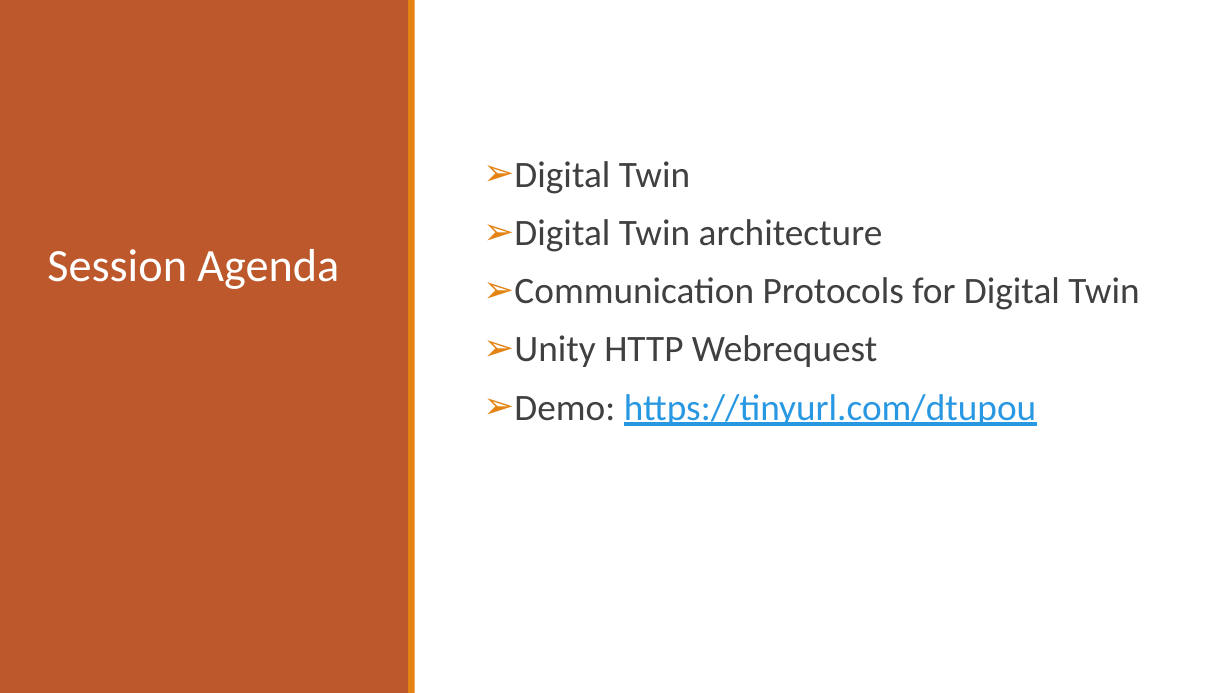
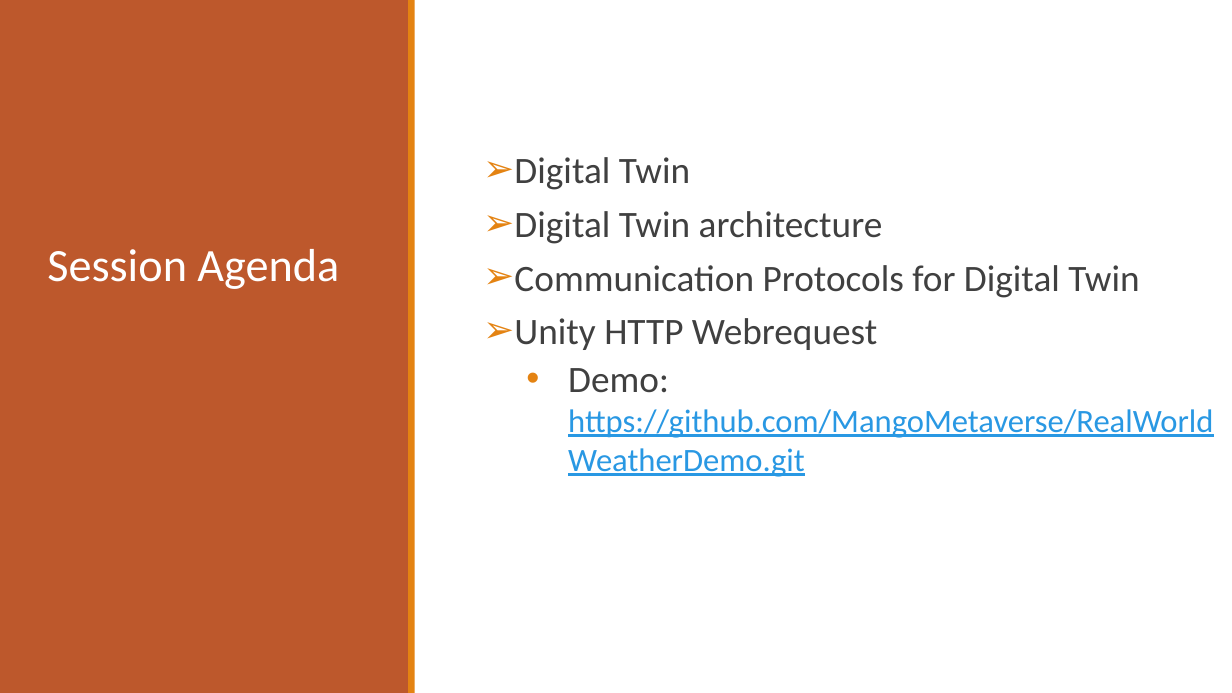
Before and after one commit to DutaChulaMetaverse/RealWorldWeatherDemo, a slide deck: slide 2 of docs/Intro to Digital Twin Unity - connecting with webapi.pptx. Drawn at 1232x693 pixels with LibreOffice and Linux fonts; fonts in the diff are those of the drawing. Boxes give left, top, right and bottom in pixels: in the first picture for what was removed or moved away, otherwise in the second. Text is boxed around its words. In the diff, an @@ line names an element or a change of style, - is before the commit and + after.

Commit message:
change repo link on the docs/Intro to Digital Twin Unity - connecting with webapi.pptx

```diff
--- a/docs/Intro to Digital Twin Unity - connecting with webapi.pptx
+++ b/docs/Intro to Digital Twin Unity - connecting with webapi.pptx
@@ text at (x1=514, y1=157, x2=1139, y2=350): line spacing 0.9 to 0.8 @@
@@ text at (x1=568, y1=368, x2=1213, y2=477): text changed; size 32 to 28 pt @@
-➢ Demo: https://tinyurl.com/dtupou
+  • Demo: https://github.com/MangoMetaverse/RealWorldWeatherDemo.git
```
Also in this commit, not shown: 1 other slide changed.
